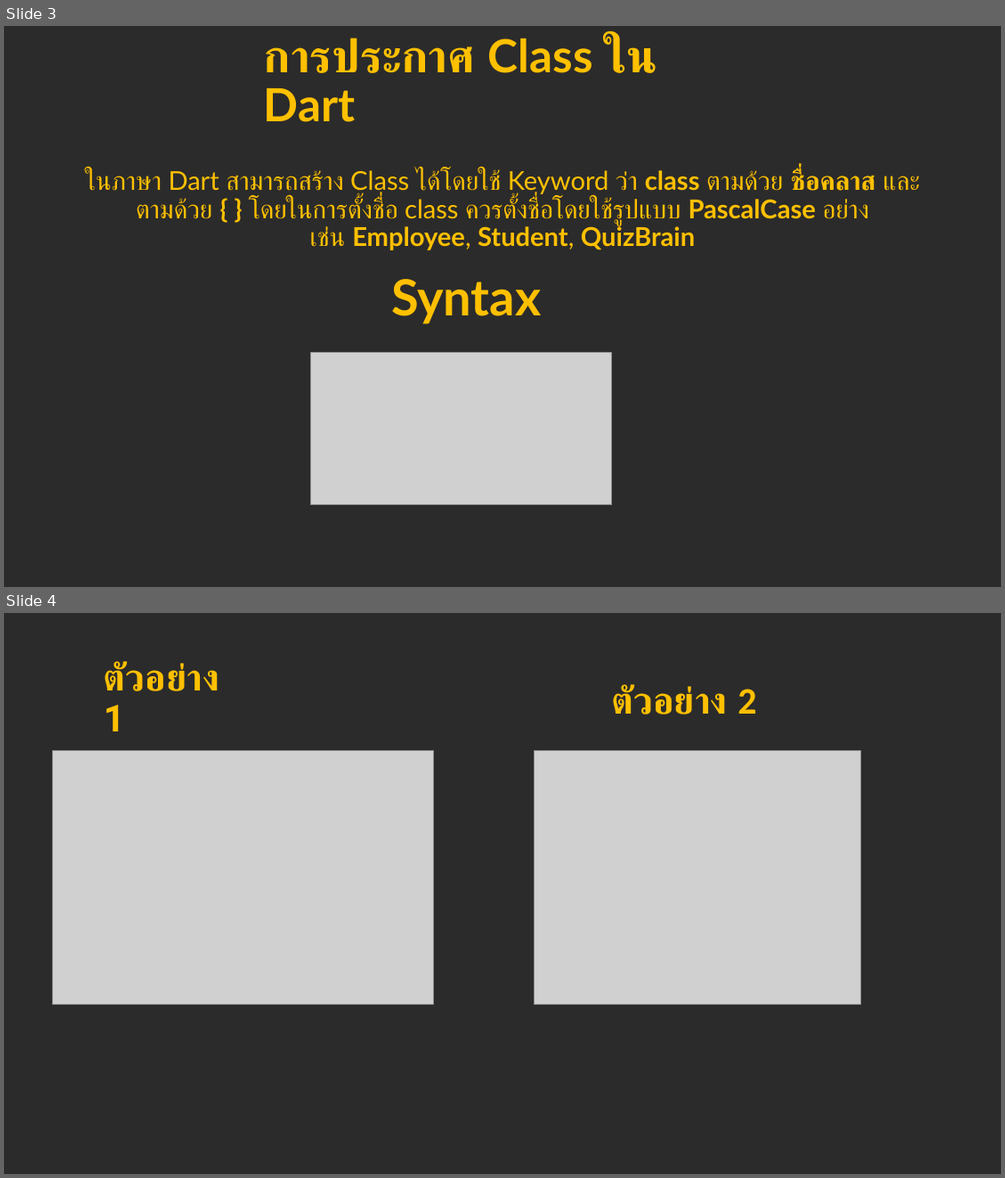
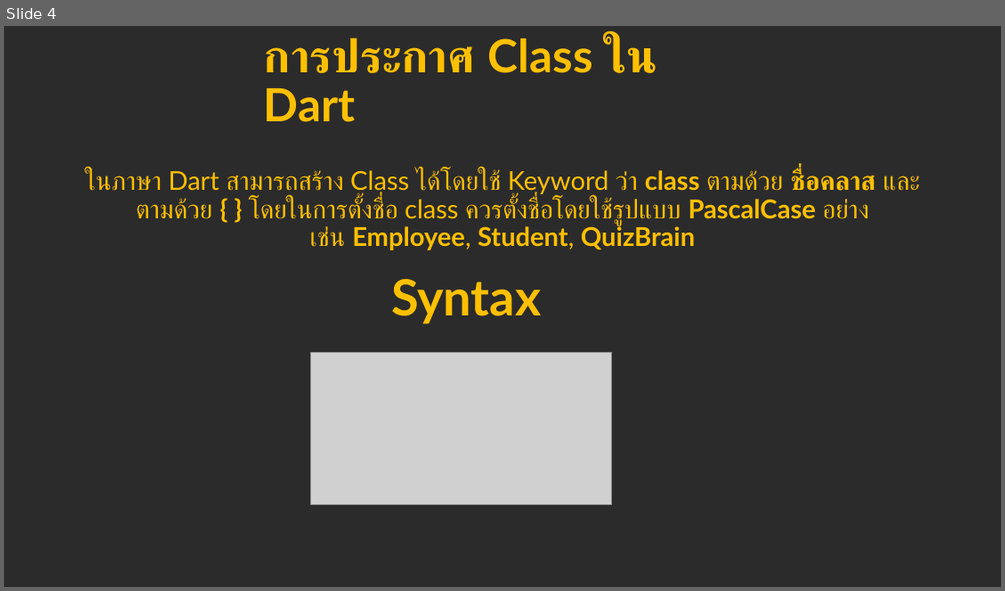
Before and after one commit to wk229/pl, a slide deck: Class in Dart.pptx. Shown one above the other, each under a label of ours: slides 3 and 4 before the commit, slide 4 after it. The pictures are 1005x1178 and 1005x591 pixels, drawn with LibreOffice and Linux fonts; fonts in the diff are those of the drawing; grey boxes stand for pictures; background and template pictures are left out; a plain dark background stands for a picture behind light text. Boxes give left, top, right and bottom in pixels: in the first picture for what was removed or moved away, otherwise in the second. Text is boxed around its words. In the diff, an @@ line names an element or a change of style, - is before the commit and + after.

```diff
--- a/Class in Dart.pptx
+++ b/Class in Dart.pptx
@@ slide 4 removed at [4,613,1001,1174], background picture (left out) @@
@@ title removed at [104,662,219,731] @@
-ตัวอย่าง 1
@@ text removed at [611,684,756,714] @@
-ตัวอย่าง 2
@@ picture removed at [53,751,433,1004] @@
@@ picture removed at [534,751,861,1004] @@
@@ what was slide 3 is now slide 4 @@
```
Also in this commit, not shown: 3 slides changed, 2 slides added.
